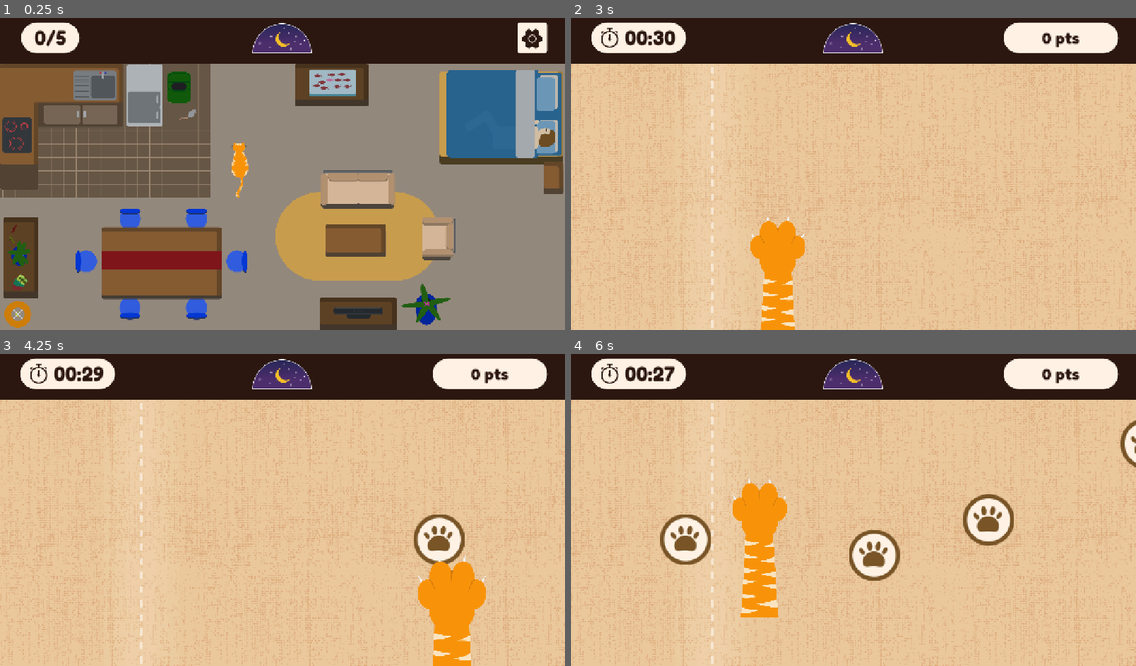
Above: before the commit, frames 1-4 (two rows, left to right).
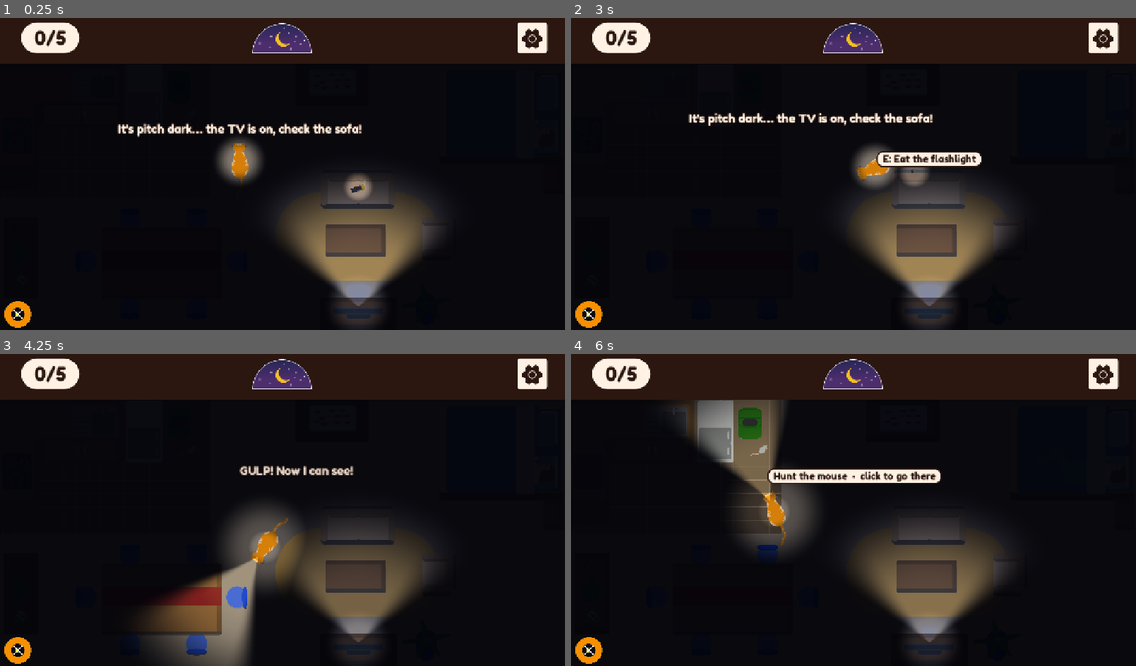
Above: after the commit, the same moments.

Repository: Tominouu/Oopsie_Pawsie
Game: Godot game, scene res://scenes/maison.tscn
Same seed, same stepped clock (60 frames per second), same inputs: the game is played once before the commit and once after it. This scene is started directly instead of the project's main scene. Sound files missing from this copy of the repository are replaced by a short silence.
Inputs (mouse positions are in pixels of both pictures, inside the frame that each line leads up to):
- Up to frame 1 (0.25 s): no input
- Up to frame 2 (3 s): tap Enter at 0.5, 0.6, 2.75 s; move the mouse to (977, 155) at 0.52 s; hold D 0.53-1.25 s; click (977, 155) at 0.67 s; tap Space at 0.77 s; drag from (740, 186) to (825, 236) at 1.27 s; move the mouse to (910, 102) at 2.02 s; hold D 2.03-2.75 s; tap R at 2.1 s; click (910, 102) at 2.17 s; drag from (825, 236) to (684, 124) at 2.77 s
- Up to frame 3 (4.25 s): move the mouse to (452, 553) at 3.52 s; hold A from 3.53 s (still down); tap P at 3.6 s; click (452, 553) at 3.67 s; tap Space at 3.77 s
- Up to frame 4 (6 s): release A at 4.25 s; drag from (684, 460) to (768, 428) at 4.27 s; move the mouse to (881, 506) at 5.02 s; hold S 5.03-5.75 s; tap Keypad Enter at 5.1 s; click (881, 506) at 5.17 s; drag from (768, 428) to (740, 522) at 5.77 s

The runs differ from the first frame. In frame 1, 85% of the frame differs, in the area x 0-100%, y 14-100%; in frame 2, 88%; in frame 3, 88%; in frame 4, 88%, in the area x 0-100%, y 1-100%.

Commit message:
dark home feature

Diff:
--- a/scripts/game_manager.gd
+++ b/scripts/game_manager.gd
@@ -55,6 +55,8 @@
 var results := {}
 ## Taches de pipi dans le lit du maître cette nuit : { "pos", "r", "seed" } (voir maison_pipi.gd).
 var pee_stains: Array = []
+## Le chat a avalé la lampe torche du canapé : il éclaire devant lui pour le reste de la nuit.
+var has_torch := false
 
 var _button_click := false
 var _trigger_click := false
@@ -103,6 +105,7 @@
 	cat_rotation = 0.0
 	results.clear()
 	pee_stains.clear()
+	has_torch = false
 	night_time = 0.0
 	night_state = NightState.RUNNING
 
--- a/scripts/maison.gd
+++ b/scripts/maison.gd
@@ -12,6 +12,8 @@
 const EcranFin := preload("res://scripts/ecran_fin.gd")
 const Pipi := preload("res://scripts/maison_pipi.gd")
 const MEOW := preload("res://assets/sounds/meow1.mp3")
+const Noir := preload("res://scripts/maison_noir.gd")
+const Torche := preload("res://scripts/maison_torche.gd")
 
 const FONT := preload("res://assets/fonts/FredokaOne-Regular.ttf")
 const DIR := "res://assets/sprites/maison/"
@@ -58,6 +60,11 @@
 const PEE_REFILL := 6.0
 ## Distance torse ↔ arrière-train (là où la tache apparaît).
 const PEE_BACK := 20.0
+## Lampe torche posée sur le canapé (à avaler pour y voir clair).
+const TORCH_POS := Vector2(812, 398)
+const TORCH_ROT := -0.35
+## Temps d'allumage du faisceau une fois la torche avalée.
+const TORCH_ON_TIME := 0.8
 
 ## Zones où le chat ne peut pas marcher (meubles), relevées sur la maquette.
 const OBSTACLES := [
@@ -137,6 +144,12 @@
 var _pee_rot := 0.0
 var _was_peeing := false
 
+## Obscurité de la nuit, et la torche (null une fois avalée). _torch_power : 0 → 1, le faisceau.
+var _dark: Noir
+var _torch: Torche
+var _torch_power := 0.0
+var _traces_glow: Node
+
 var _prompt: PanelContainer
 var _prompt_label: Label
 var _tooltip: PanelContainer
@@ -186,6 +199,15 @@
 		add_child(t)
 		_layers[entry[0]] = t
 
+	# La lampe torche sur le canapé, tant que le chat ne l'a pas avalée.
+	if GameManager.has_torch:
+		_torch_power = 1.0
+	else:
+		_torch = Torche.new()
+		_torch.position = TORCH_POS
+		_torch.rotation = TORCH_ROT
+		add_child(_torch)
+
 	# Traces laissées par les mini-jeux déjà joués (sang, croquettes, télé qui grésille…).
 	var traces := Traces.new()
 	add_child(traces)
@@ -197,8 +219,9 @@
 	night.size = SCREEN
 	night.mouse_filter = Control.MOUSE_FILTER_IGNORE
 	add_child(night)
-	# Ce qui brille (étincelles de la télé) passe au-dessus du voile de nuit.
-	add_child(traces.glow)
+	# Ce qui brille (étincelles de la télé) passe au-dessus du voile de nuit… et de l'obscurité (voir _build_cat).
+	_traces_glow = traces.glow
+	add_child(_traces_glow)
 
 	_add_texture(load(DIR + "header.svg"), Vector2.ZERO)
 	# Le dôme nuit → jour qui montre le temps qui reste (voir ciel.gd).
@@ -265,6 +288,16 @@
 	else:
 		_cat.position = CAT_START
 	add_child(_cat)
+
+	# Le noir de la nuit recouvre la maison et le chat (pas le bandeau du haut).
+	_dark = Noir.new(Rect2(0, HEADER_H, SCREEN.x, SCREEN.y - HEADER_H))
+	add_child(_dark)
+	# Restent visibles dans le noir : les étincelles de la télé et le bouton quitter.
+	move_child(_traces_glow, -1)
+	move_child(_layers["bouton_quitter"], -1)
+	_refresh_dark(0.0)
+	if not GameManager.has_torch:
+		_hint_torch.call_deferred()
 
 
 func _build_ui() -> void:
@@ -536,6 +569,11 @@
 
 
 func _launch(obj: Dictionary) -> void:
+	# Sur le canapé, il y a d'abord la lampe torche à avaler.
+	if obj.id == "canape" and _torch != null:
+		_pending = {}
+		_eat_torch()
+		return
 	# Une mission réussie ne se refait pas : la nuit est comptée.
 	if GameManager.is_mission_done(obj.id):
 		_pending = {}
@@ -545,8 +583,36 @@
 	GameManager.launch_mini_game(obj.scene, _cat.position, _cat.rotation)
 
 
+## Le chat avale la lampe torche : un faisceau sort de sa tête pour le reste de la nuit.
+func _eat_torch() -> void:
+	if _torch == null or not _torch.is_processing():
+		return
+	GameManager.has_torch = true
+	var mouth := _cat.position + Vector2.UP.rotated(_cat.rotation) * HEAD_OFFSET
+	_torch.swallow(mouth, func() -> void:
+		Sons.play("conserve", 2.0, 0.8)
+		Sons.play("chips")
+		_torch = null
+		_pop_message("GULP! Now I can see!", Rect2(_cat.position - Vector2(0, 40), Vector2.ZERO), false, 1.6)
+		# Le faisceau s'allume en clignotant, comme une vraie lampe.
+		var tw := create_tween()
+		for v in [0.6, 0.0, 0.8, 0.2]:
+			tw.tween_property(self, "_torch_power", v, TORCH_ON_TIME / 8.0)
+		tw.tween_property(self, "_torch_power", 1.0, TORCH_ON_TIME / 2.0))
+
+
+## Premier passage dans le noir : on explique quoi faire.
+func _hint_torch() -> void:
+	_pop_message("It's pitch dark… the TV is on, check the sofa!", Rect2(_cat.position - Vector2(0, 40), Vector2.ZERO), false, 3.5)
+
+
+func _refresh_dark(delta: float) -> void:
+	var item := Vector2.INF if _torch == null else _torch.global_position
+	_dark.refresh(delta, _cat.position, Vector2.UP.rotated(_cat.rotation), _torch_power, item)
+
+
 ## Petit message qui monte au-dessus d'un objet puis disparaît.
-func _pop_message(text: String, rect: Rect2, refused := true) -> void:
+func _pop_message(text: String, rect: Rect2, refused := true, duration := 0.9) -> void:
 	if refused:
 		Sons.play("note_ratee")
 	var l := Label.new()
@@ -556,19 +622,21 @@
 	l.add_theme_color_override("font_color", COL_CREAM)
 	l.add_theme_color_override("font_outline_color", COL_DARK)
 	l.add_theme_constant_override("outline_size", 8)
-	l.size = Vector2(420, 40)
+	l.size = Vector2(700, 40)
 	l.horizontal_alignment = HORIZONTAL_ALIGNMENT_CENTER
-	l.position = Vector2(clampf(rect.get_center().x - 210.0, 8.0, SCREEN.x - 428.0), maxf(rect.position.y - 46.0, HEADER_H + 4.0))
+	l.position = Vector2(clampf(rect.get_center().x - 350.0, 8.0, SCREEN.x - 708.0), maxf(rect.position.y - 46.0, HEADER_H + 4.0))
 	l.mouse_filter = Control.MOUSE_FILTER_IGNORE
 	_ui_layer.add_child(l)
 	var tw := l.create_tween()
-	tw.tween_property(l, "position:y", l.position.y - 30.0, 0.9)
-	tw.parallel().tween_property(l, "modulate:a", 0.0, 0.9).set_delay(0.4)
+	tw.tween_property(l, "position:y", l.position.y - 30.0, duration)
+	tw.parallel().tween_property(l, "modulate:a", 0.0, minf(0.5, duration)).set_delay(duration - minf(0.5, duration))
 	tw.tween_callback(l.queue_free)
 
 
 ## Texte d'un objet : sa mission, ou « Mission accomplie » si elle est faite.
 func _label_of(obj: Dictionary) -> String:
+	if obj.id == "canape" and _torch != null:
+		return "Eat the flashlight"
 	return "Mission complete!" if GameManager.is_mission_done(obj.id) else obj.label
 
 
@@ -598,6 +666,7 @@
 # --- Boucle -------------------------------------------------------------------------
 
 func _process(delta: float) -> void:
+	_refresh_dark(delta)
 	_check_night_end()
 	if _end_screen != null:
 		_cat.idle(delta)
--- /dev/null
+++ b/scripts/maison_noir.gd
@@ -0,0 +1,95 @@
+extends ColorRect
+## Oopsie Pawsie — l'obscurité de la maison.
+## Au début de la nuit on n'y voit presque rien : seule la télé éclaire un peu le canapé,
+## et le chat ne voit qu'autour de lui. Une fois la lampe torche avalée, un faisceau sort
+## de sa tête. L'obscurité recule au fil de la nuit (GameManager.night_progress()).
+
+## Obscurité au début et à la fin de la nuit (opacité du voile).
+const DARK_START := 0.96
+const DARK_END := 0.6
+## Écran de la télé (vu de dessus, il éclaire vers le haut, vers le canapé).
+const TV_POS := Vector2(812, 668)
+
+const SHADER := """
+shader_type canvas_item;
+uniform vec2 rect_pos;
+uniform vec2 rect_size;
+uniform float darkness = 0.95;
+uniform vec2 cat_pos;
+uniform vec2 cat_dir = vec2(0.0, -1.0);
+uniform float cat_glow = 65.0;
+uniform float torch = 0.0;
+uniform vec2 tv_pos;
+uniform float tv = 1.0;
+uniform vec2 item_pos;
+uniform float item_glow = 0.0;
+
+float blob(vec2 p, vec2 o, float r) {
+	return 1.0 - smoothstep(r * 0.3, r, length(p - o));
+}
+
+// Cône de lumière : origine, direction, portée, cosinus des bords net / flou.
+float cone(vec2 p, vec2 o, vec2 dir, float len, float cos_in, float cos_out) {
+	vec2 d = p - o;
+	float dist = length(d);
+	if (dist < 0.001) return 1.0;
+	float ang = smoothstep(cos_out, cos_in, dot(d / dist, dir));
+	return ang * (1.0 - smoothstep(len * 0.3, len, dist));
+}
+
+void fragment() {
+	vec2 p = rect_pos + UV * rect_size;
+	float around = blob(p, cat_pos, cat_glow) * 0.85;
+	vec2 head = cat_pos + cat_dir * 26.0;
+	float beam = cone(p, head, cat_dir, 380.0, 0.95, 0.82) * torch;
+	float halo = blob(p, cat_pos, 130.0) * 0.55 * torch;
+	float tv_light = (cone(p, tv_pos, vec2(0.0, -1.0), 360.0, 0.86, 0.55) * 0.75 + blob(p, tv_pos, 80.0) * 0.5) * tv;
+	float item = blob(p, item_pos, 46.0) * item_glow;
+	float light = clamp(max(max(around, max(beam, halo)), max(tv_light, item)), 0.0, 1.0);
+	float a = darkness * (1.0 - light);
+	// Reflets colorés : bleu froid de la télé, jaune chaud de la torche.
+	vec3 col = vec3(0.01, 0.012, 0.035);
+	float tint_tv = tv_light * 0.22;
+	float tint_beam = beam * 0.12;
+	col = mix(col, vec3(0.35, 0.55, 1.0), tint_tv / max(a + tint_tv + tint_beam, 0.001));
+	col = mix(col, vec3(1.0, 0.85, 0.45), tint_beam / max(a + tint_tv + tint_beam, 0.001));
+	COLOR = vec4(col, max(a, tint_tv + tint_beam));
+}
+"""
+
+var _mat := ShaderMaterial.new()
+var _tv_t := 0.0
+
+
+func _init(area: Rect2) -> void:
+	position = area.position
+	size = area.size
+	mouse_filter = Control.MOUSE_FILTER_IGNORE
+	var shader := Shader.new()
+	shader.code = SHADER
+	_mat.shader = shader
+	material = _mat
+	_mat.set_shader_parameter("rect_pos", area.position)
+	_mat.set_shader_parameter("rect_size", area.size)
+	_mat.set_shader_parameter("tv_pos", TV_POS)
+
+
+## Appelé à chaque image par la maison.
+## torch : 0 → 1 (faisceau allumé), item : position de la torche encore posée (INF = avalée).
+func refresh(delta: float, cat_pos: Vector2, cat_dir: Vector2, torch: float, item: Vector2) -> void:
+	var t := GameManager.night_progress()
+	_mat.set_shader_parameter("darkness", lerpf(DARK_START, DARK_END, t))
+	_mat.set_shader_parameter("cat_pos", cat_pos)
+	_mat.set_shader_parameter("cat_dir", cat_dir)
+	_mat.set_shader_parameter("torch", torch)
+	# La télé scintille (changements de plan), sans dépendre des FPS.
+	_tv_t += delta
+	var flicker := 0.85 + 0.1 * sin(_tv_t * 7.0) + 0.06 * sin(_tv_t * 23.0 + 1.3)
+	if fmod(_tv_t, 3.7) < 0.12:
+		flicker *= 0.6
+	_mat.set_shader_parameter("tv", flicker)
+	if item.is_finite():
+		_mat.set_shader_parameter("item_pos", item)
+		_mat.set_shader_parameter("item_glow", 0.55 + 0.25 * sin(_tv_t * 3.0))
+	else:
+		_mat.set_shader_parameter("item_glow", 0.0)
--- /dev/null
+++ b/scripts/maison_torche.gd
@@ -0,0 +1,47 @@
+extends Node2D
+## Oopsie Pawsie — la lampe torche posée sur le canapé (dessinée à la main, vue de dessus).
+## Le chat l'avale : elle file vers sa gueule en rapetissant.
+
+const COL_BODY := Color("3b3b3f")
+const COL_GRIP := Color("27272a")
+const COL_HEAD := Color("f2c230")
+const COL_HEAD_DARK := Color("b98d12")
+const COL_LENS := Color("fff6c8")
+
+var _t := 0.0
+
+
+func _process(delta: float) -> void:
+	_t += delta
+	queue_redraw()
+
+
+## Avalée : file vers `mouth`, rapetisse et disparaît. `on_done` est appelé à la fin.
+func swallow(mouth: Vector2, on_done: Callable) -> void:
+	set_process(false)
+	var tw := create_tween()
+	tw.tween_property(self, "position", mouth, 0.3).set_trans(Tween.TRANS_QUAD).set_ease(Tween.EASE_IN)
+	tw.parallel().tween_property(self, "scale", Vector2.ONE * 0.1, 0.3)
+	tw.parallel().tween_property(self, "rotation", rotation + TAU, 0.3)
+	tw.tween_callback(func() -> void:
+		on_done.call()
+		queue_free())
+
+
+func _draw() -> void:
+	# Ombre portée.
+	draw_rect(Rect2(-15, -3, 32, 10), Color(0, 0, 0, 0.25))
+	# Corps et poignée striée.
+	draw_rect(Rect2(-17, -5, 24, 10), COL_BODY)
+	for i in 4:
+		draw_line(Vector2(-14 + i * 5, -5), Vector2(-14 + i * 5, 5), COL_GRIP, 1.5)
+	draw_rect(Rect2(-6, -6.5, 4, 3), Color("d23b2b"))  # bouton
+	# Tête évasée.
+	draw_colored_polygon(PackedVector2Array([Vector2(7, -5), Vector2(15, -9), Vector2(15, 9), Vector2(7, 5)]), COL_HEAD)
+	draw_line(Vector2(7, 5), Vector2(15, 9), COL_HEAD_DARK, 1.5)
+	draw_rect(Rect2(14, -8, 3, 16), COL_LENS)
+	# Petit éclat qui pulse pour attirer l'œil dans le noir.
+	var s := 3.0 + 1.5 * sin(_t * 4.0)
+	var c := Vector2(20, -10)
+	draw_line(c - Vector2(s, 0), c + Vector2(s, 0), Color(1, 1, 0.85, 0.9), 1.5)
+	draw_line(c - Vector2(0, s), c + Vector2(0, s), Color(1, 1, 0.85, 0.9), 1.5)
Not shown, added: scripts/maison_noir.gd.uid
Not shown, added: scripts/maison_torche.gd.uid
